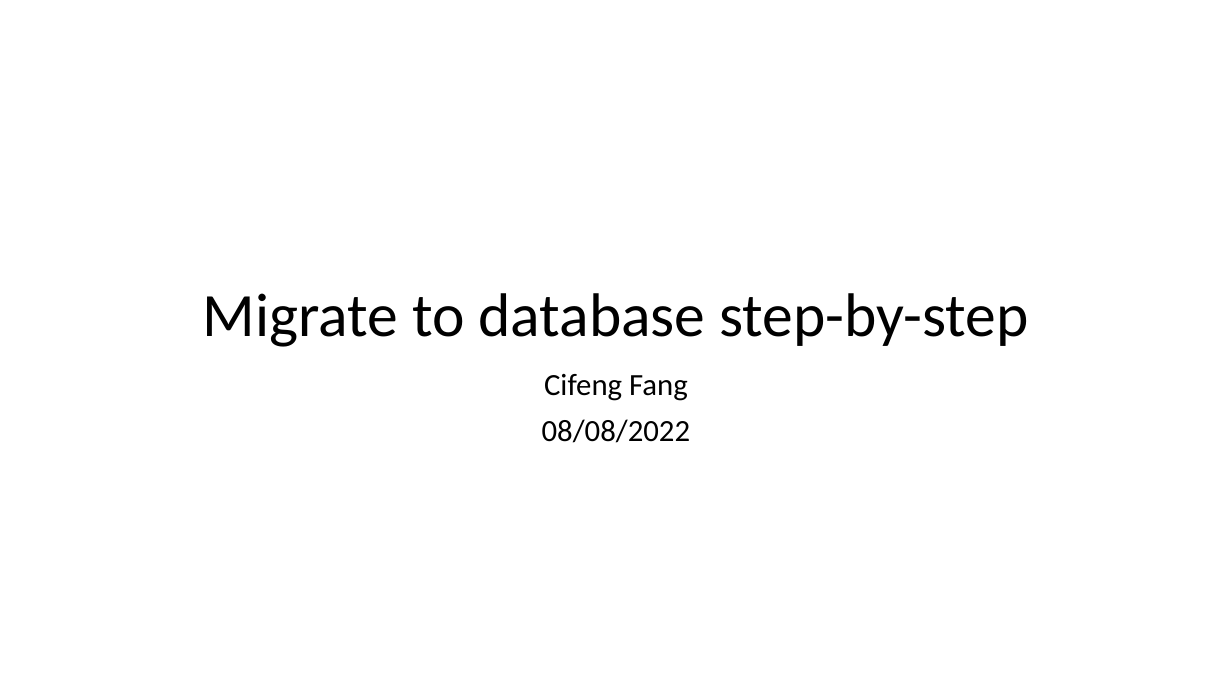
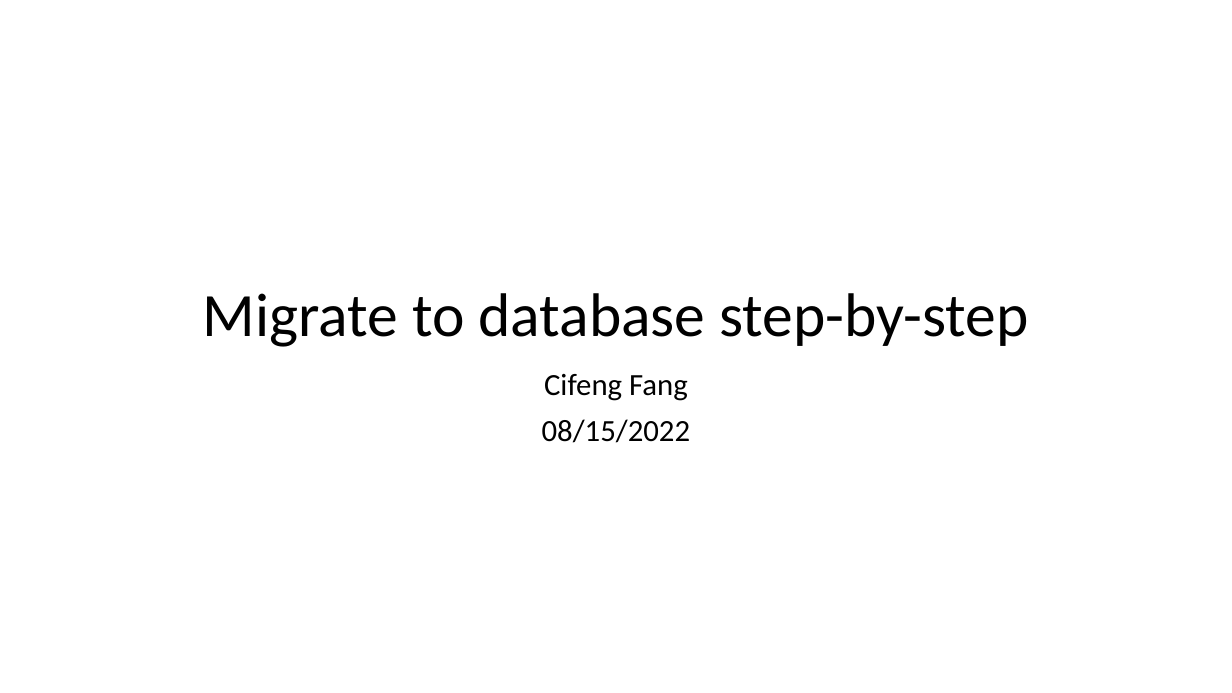
Before and after one commit to acefgin/thy-dataDashboard, a slide deck: slide 1 of Migrate to database step-by-step.pptx. Drawn at 1232x693 pixels with LibreOffice and Linux fonts; fonts in the diff are those of the drawing. Boxes give left, top, right and bottom in pixels: in the first picture for what was removed or moved away, otherwise in the second. Text is boxed around its words. In the diff, an @@ line names an element or a change of style, - is before the commit and + after.

```diff
--- a/Migrate to database step-by-step.pptx
+++ b/Migrate to database step-by-step.pptx
@@ subtitle at [542, 419, 691, 443]: text changed @@
-08/08/2022
+08/15/2022
```
Also in this commit, not shown: 3 other slides changed, 2 slides added, 14 other files.
